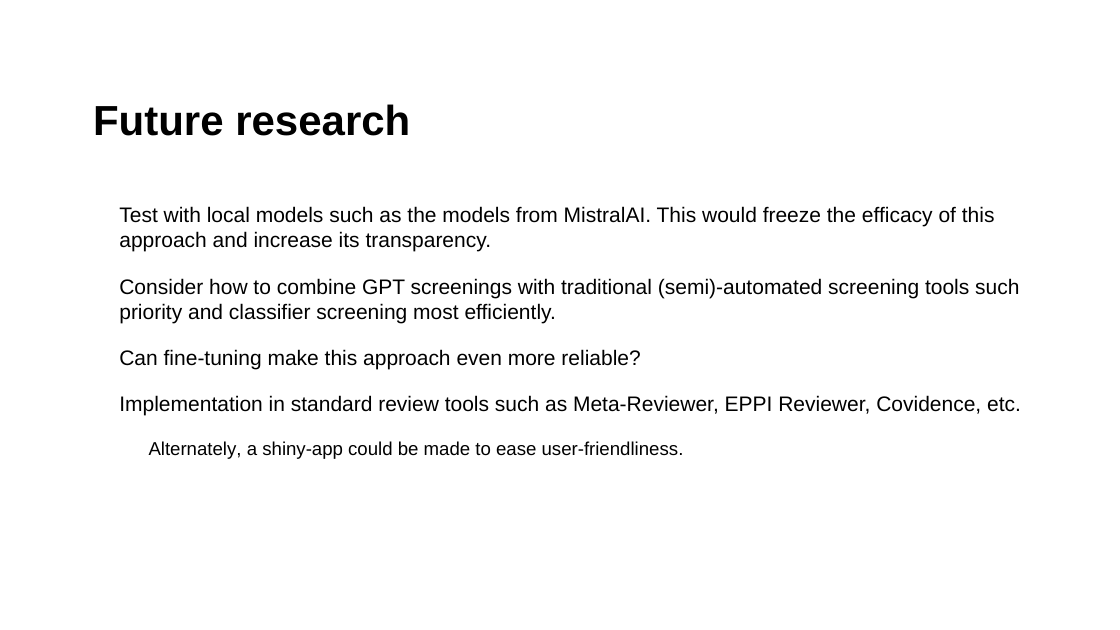
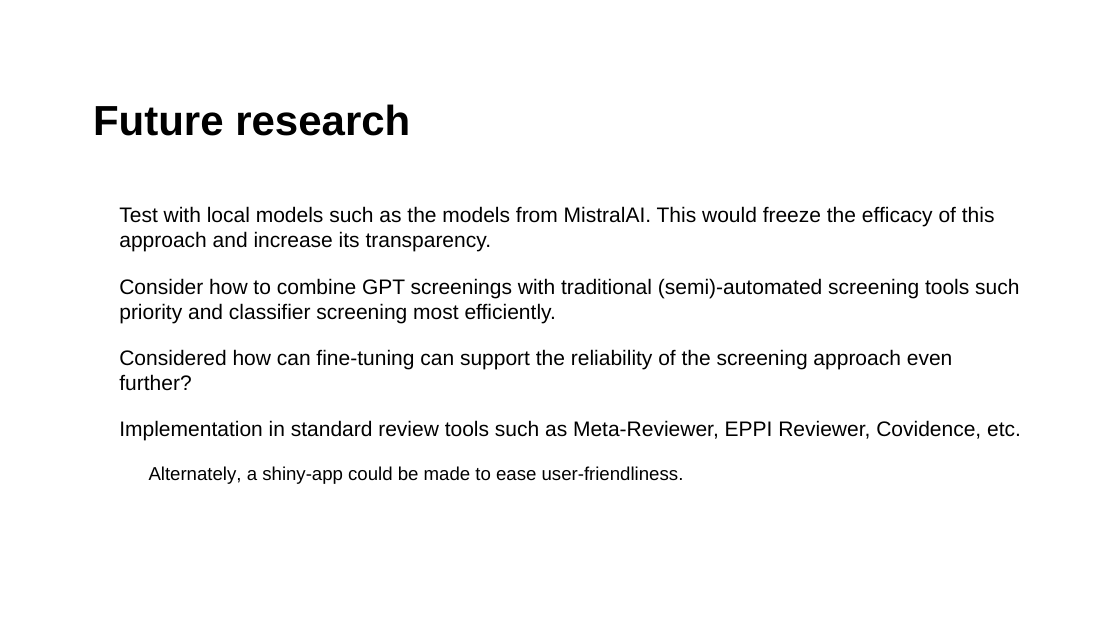
Before and after one commit to MikkelVembye/SRMA-SIG-presentation, a slide deck: slide 11 of SRMA SIG presentation 2024.potx.pptx. Drawn at 1120x630 pixels with LibreOffice and Linux fonts; fonts in the diff are those of the drawing; background and template pictures are left out. Boxes give left, top, right and bottom in pixels: in the first picture for what was removed or moved away, otherwise in the second. Text is boxed around its words. In the diff, an @@ line names an element or a change of style, - is before the commit and + after.

```diff
--- a/SRMA SIG presentation 2024.potx.pptx
+++ b/SRMA SIG presentation 2024.potx.pptx
@@ text at [119, 349, 953, 391]: text changed @@
-• Can fine-tuning make this approach even more reliable?
+• Considered how can fine-tuning can support the reliability of the screening approach even further?
```
Also in this commit, not shown: 6 other slides changed, 5 other files.
